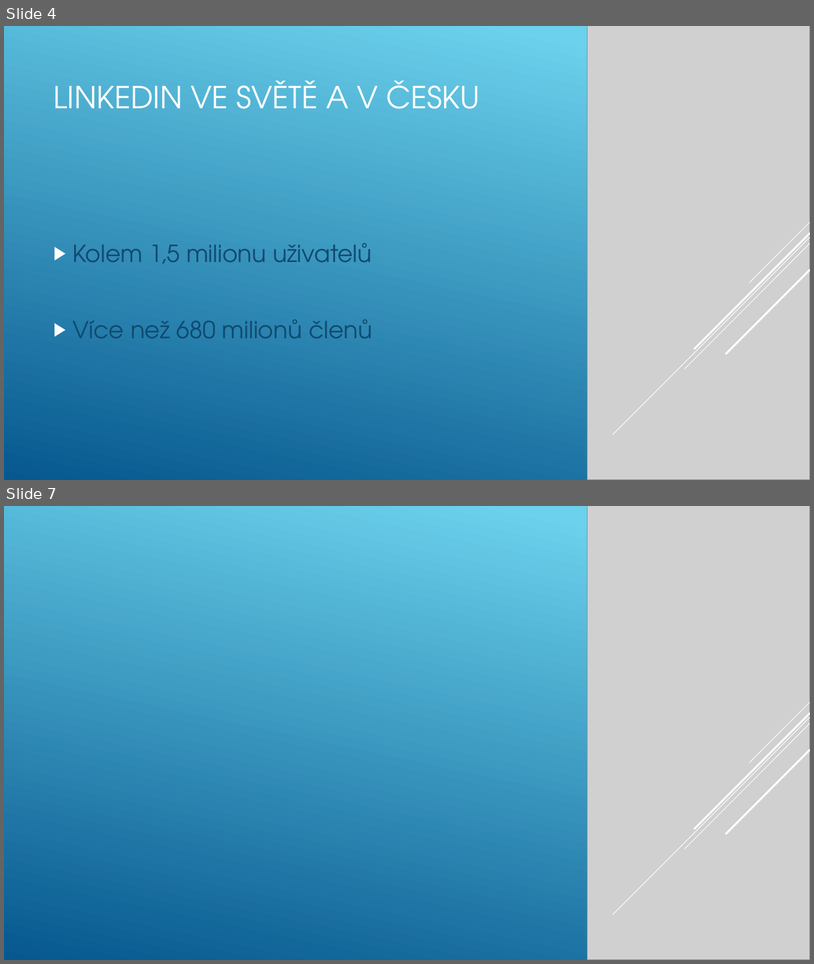
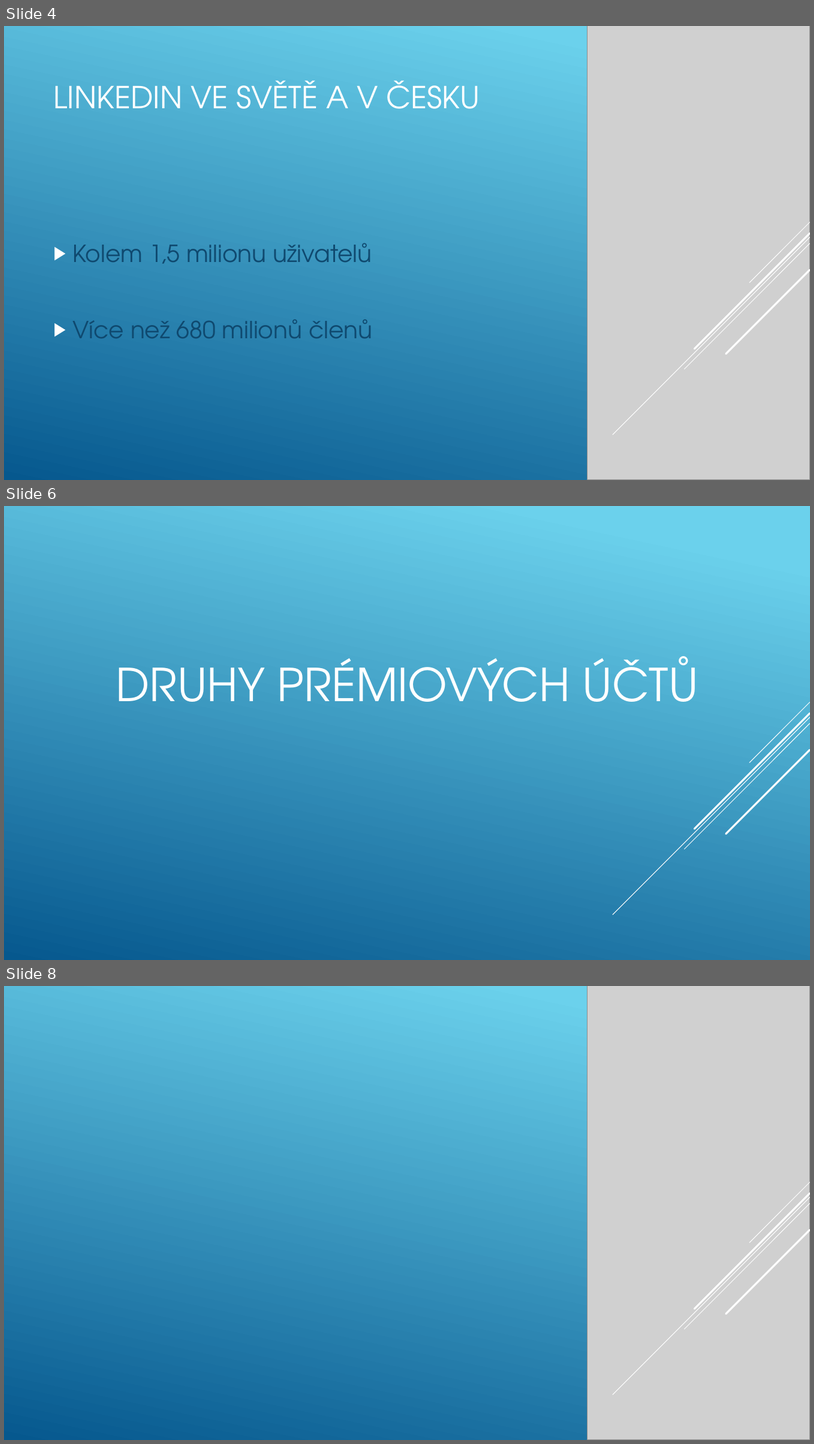
Before and after one commit to Jelenos69/I11-prezentace-Jel-nek, a slide deck: Jelinek.pptx. Shown one above the other, each under a label of ours: slides 4 and 7 before the commit, slides 4, 6 and 8 after it; the slides between them are not shown. The pictures are 814x964 and 814x1444 pixels, drawn with LibreOffice and Linux fonts; fonts in the diff are those of the drawing; grey boxes stand for pictures. Boxes give left, top, right and bottom in pixels: in the first picture for what was removed or moved away, otherwise in the second. Text is boxed around its words. In the diff, an @@ line names an element or a change of style, - is before the commit and + after.

```diff
--- a/Jelinek.pptx
+++ b/Jelinek.pptx
@@ slide 6 added at [4,506,810,960], background gradient #6ED2EB to #06588E @@
@@ title added at [116,656,699,702], 54 pt, text #FFFFFF @@
+DRUHY PRÉMIOVÝCH ÚČTŮ
@@ group added at [613,702,810,915]: 5 lines @@
@@ what was slide 7 is now slide 8 @@
```
Also in this commit, not shown: 1 slide changed, 1 other slide added, 1 slide removed.
